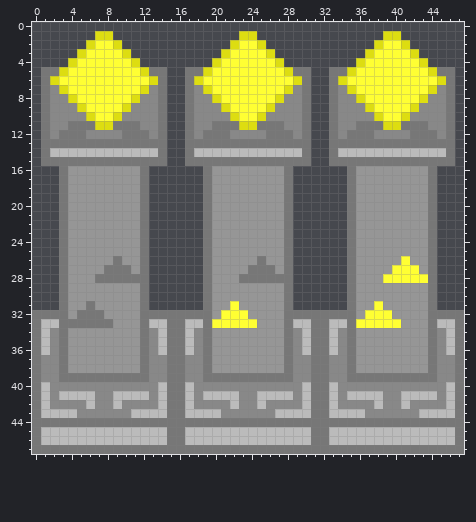
Two states of a pixel-art sprite, texturepacker/input/pillar.png. Above: the version before the commit.
The file is 48x48 pixels.
New version:
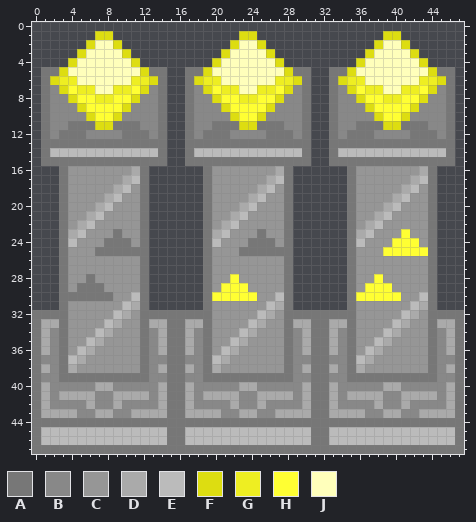
Palette (. is transparent): A #777777  B #888888  C #969696  D #aaaaaa  E #bbbbbb  F #dddd11  G #eeee22  H #ffff33  J #ffffbb
From old to new:
The edit turns colour C into colour A in row 23 at x 9 and 25; in row 24 at x 8 to 10 and 24 to 26; in row 25 at x 7 to 11 and 23 to 27; in row 28 at x 6; in row 29 at x 5 to 7; in row 30 at x 4 to 8.
The edit turns colour A into colour C in row 26 at x 9 and 25; in row 27 at x 8 to 10 and 24 to 26; in row 28 at x 7 to 11 and 23 to 27; in row 31 at x 6; in row 32 at x 5 to 7; in row 33 at x 4 to 7.
The edit turns colour H into colour C in row 26 at x 41; in row 27 at x 40 to 42; in row 28 at x 39 to 43; in row 31 at x 22 and 38; in row 32 at x 21 to 23 and 37 to 39; in row 33 at x 20 to 23 and 36 to 39.
The edit turns colour B into colour D in row 38 at x 1, 14, 17, 30, 33 and 46; in row 40 at x 7 to 8, 23 to 24 and 39 to 40; in row 43 at x 7 to 8, 23 to 24 and 39 to 40.
The edit turns colour C into colour D in row 16 at x 11, 27 and 43; in row 17 at x 10, 26 and 42; in row 18 at x 9, 25 and 41; in row 19 at x 8, 24 and 40; in row 20 at x 7, 23 and 39; in row 21 at x 6, 22 and 38.
The edit turns colour C into colour D in row 22 at x 5, 21 and 37; in row 23 at x 4, 20 and 36; in row 31 at x 11, 27 and 43; in row 32 at x 10, 26 and 42; in row 33 at x 9, 25 and 41; in row 34 at x 8, 24 and 40.
The edit turns colour C into colour D in row 35 at x 7, 23 and 39; in row 36 at x 6, 22 and 38; in row 37 at x 5, 21 and 37; in row 38 at x 4, 20 and 36.
The edit turns colour E into colour D in row 33 at x 1 to 2, 13 to 14, 17 to 18, 29 to 30, 33 to 34 and 45 to 46; in rows 34 to 36 at x 1, 14, 17, 30, 33 and 46; in row 40 at x 1, 14, 17, 30, 33 and 46; in row 41 at x 1, 3 to 6, 9 to 12, 14, 17, 19 to 22, 25 to 28, 30, 33, 35 to 38, 41 to 44 and 46; in row 42 at x 1, 6, 9, 14, 17, 22, 25, 30, 33, 38, 41 and 46; in row 43 at x 1 to 4, 11 to 14, 17 to 20, 27 to 30, 33 to 36 and 43 to 46.
The edit turns colour A into colour E in row 33 at x 8.
The edit turns colour C into colour E in row 17 at x 11, 27 and 43; in row 18 at x 10, 26 and 42; in row 19 at x 9, 25 and 41; in row 20 at x 8, 24 and 40; in row 21 at x 7, 23 and 39; in row 22 at x 6, 22 and 38.
The edit turns colour C into colour E in row 23 at x 5, 21 and 37; in row 24 at x 4, 20 and 36; in row 30 at x 11, 27 and 43; in row 31 at x 10, 26 and 42; in row 32 at x 9, 25 and 41; in row 34 at x 7, 23 and 39.
The edit turns colour C into colour E in row 35 at x 6, 22 and 38; in row 36 at x 5, 21 and 37; in row 37 at x 4, 20 and 36.
The edit turns colour H into colour E in row 33 at x 24 and 40.
The edit turns colour H into colour G in row 6 at x 3 to 4, 11 to 12, 19 to 20, 27 to 28, 35 to 36 and 43 to 44; in row 7 at x 5 to 6, 9 to 10, 21 to 22, 25 to 26, 37 to 38 and 41 to 42; in row 8 at x 7 to 8, 23 to 24 and 39 to 40.
The edit turns colour C into colour H in row 23 at x 41; in row 24 at x 40 to 42; in row 25 at x 39 to 43; in row 28 at x 22 and 38; in row 29 at x 21 to 23 and 37 to 39; in row 30 at x 20 to 24 and 36 to 40.
The edit turns colour H into colour J in row 2 at x 7 to 8, 23 to 24 and 39 to 40; in row 3 at x 6 to 9, 22 to 25 and 38 to 41; in row 4 at x 5 to 10, 21 to 26 and 37 to 42; in row 5 at x 4 to 11, 20 to 27 and 36 to 43; in row 6 at x 5 to 10, 21 to 26 and 37 to 42; in row 7 at x 7 to 8, 23 to 24 and 39 to 40.
